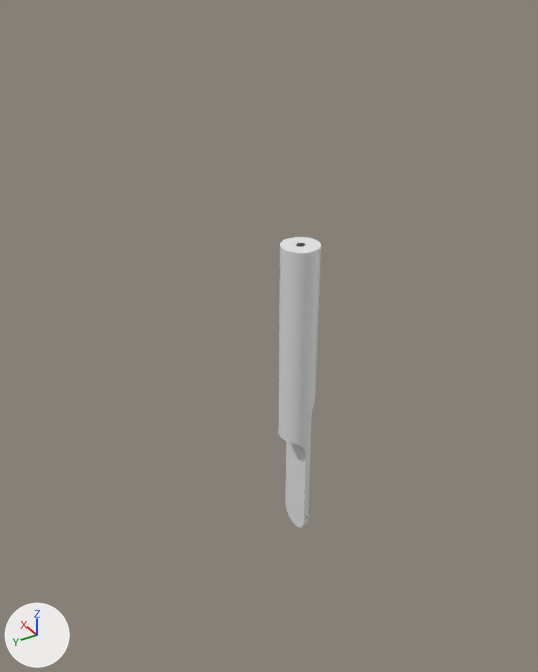
Renders of the Blender file design/model_28mm.blend from each side of a commit.
Before and after are seen from a 50 mm lens placed at (-38.9, 26.6, 41.4), pointed at (1.4, 1.7, 14.0). Arrows for +X, +Y and +Z are at lower left; the lights stay in place.

The scene before the commit, as lines of its bpy script (objects in view):
```python
ob_body_28mm = bpy.data.objects.new('body_28mm', me_cylinder_012)
ob_body_28mm.location = (0.0, 0.0, 0.0)
ob_body_28mm.scale = (1.4, 1.4, 1.4)
ob_cap = bpy.data.objects.new('cap', me_cylinder_007)
ob_cap.location = (0.0, 0.0, 19.0)
ob_cap.scale = (2.0, 2.0, 2.0)
ob_cutter_battery_niche = bpy.data.objects.new('cutter_battery_niche', me_cylinder_006)
ob_cutter_battery_niche.location = (0.0, 0.64, 6.6)
ob_cutter_battery_niche.scale = (0.6, 0.6, 0.6)
ob_cutter_body_left_bottom = bpy.data.objects.new('cutter_body_left_bottom', me_cylinder_014)
ob_cutter_body_left_bottom.location = (0.0, -1.9, 7.6)
ob_cutter_body_left_bottom.rotation_euler = (0.0, 1.571, 0.0)  # degrees (0, 90, 0)
ob_cutter_body_left_bottom.scale = (1.4, 1.4, 4.2)
ob_cutter_body_right_bottom = bpy.data.objects.new('cutter_body_right_bottom', me_cylinder_013)
ob_cutter_body_right_bottom.location = (0.0, 1.4, 4.0)
ob_cutter_body_right_bottom.rotation_euler = (0.0, 1.571, 0.0)  # degrees (0, 90, 0)
ob_cutter_body_right_bottom.scale = (1.4, 1.4, 4.2)
ob_cutter_soil_sensor = bpy.data.objects.new('cutter_soil_sensor', me_cube)
ob_cutter_soil_sensor.location = (0.0, 0.02, 0.0)
ob_cylinder = bpy.data.objects.new('Cylinder', me_cylinder_016)
ob_cylinder.location = (0.0, 0.0, 1.9)
ob_cylinder.scale = (1.4, 1.4, 1.4)
```
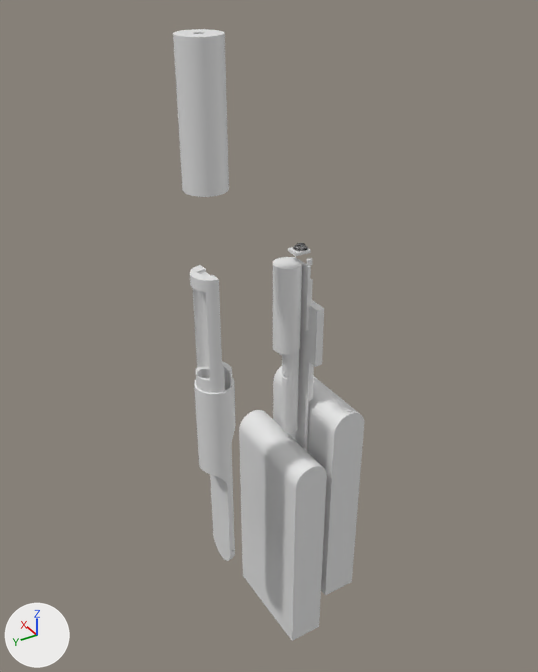
Patch to the scene script:
```diff
--- a/design/model_28mm.blend.py
+++ b/design/model_28mm.blend.py
@@ me_cylinder_007 @@
 # used by ob_cap; location = (0.0, 0.0, 19.0); scale = (2.0, 2.0, 2.0)
-me_cylinder_007.from_pydata(...)  # 256 vertices, 196 faces; spans x -0.8..0.8, y -0.8..0.8, z -3.25..1.15
-me_cylinder_007.materials.append(mat_material_001)  # white #e6e7d9
+me_cylinder_007.from_pydata(...)  # 512 vertices, 196 faces; spans x -1.0..1.0, y -1.0..1.0, z 7.57..13.86
+# me_cylinder_007 part 1: 512 vertices added at x -1.0..1.0, y -1.0..1.0, z 7.57..13.86
+# me_cylinder_007 part 2: the surface is now shaded smooth
@@ ob_cap @@
 ob_cap = bpy.data.objects.new('cap', me_cylinder_007)
-ob_cap.location = (0.0, 0.0, 19.0)
-ob_cap.scale = (2.0, 2.0, 2.0)
-ob_cap.hide_viewport = True
+ob_cap.location = (0.0, 7.0, 15.9)
+ob_cap.scale = (1.4, 1.4, 1.4)
@@ ob_cutter_soil_sensor @@
 ob_cutter_soil_sensor.location = (0.0, 0.02, 0.0)
-ob_cutter_soil_sensor.hide_viewport = True
@@ ob_cutter_battery_niche @@
 ob_cutter_battery_niche.scale = (0.6, 0.6, 0.6)
-ob_cutter_battery_niche.hide_viewport = True
@@ ob_body_28mm @@
 ob_body_28mm = bpy.data.objects.new('body_28mm', me_cylinder_012)
-ob_body_28mm.location = (0.0, 0.0, 0.0)
+ob_body_28mm.location = (0.0, 7.0, 0.0)
 ob_body_28mm.scale = (1.4, 1.4, 1.4)
@@ ob_cutter_body_left_bottom @@
 ob_cutter_body_left_bottom.scale = (1.4, 1.4, 4.2)
-ob_cutter_body_left_bottom.hide_viewport = True
@@ ob_cutter_body_right_bottom @@
 ob_cutter_body_right_bottom.scale = (1.4, 1.4, 4.2)
-ob_cutter_body_right_bottom.hide_viewport = True
@@ ob_cylinder @@
-ob_cylinder = bpy.data.objects.new('Cylinder', me_cylinder_016)
-ob_cylinder.location = (0.0, 0.0, 1.9)
-ob_cylinder.scale = (1.4, 1.4, 1.4)
```

What differs and where, as boxes (x1, y1, x2, y2) in the pictures (538 x 672 px):
'cutter_body_right_bottom', shown: after (239, 410, 327, 641)
'body_28mm', moved: before (278, 357, 317, 528); after (190, 265, 236, 561)
'cutter_body_left_bottom', shown: after (273, 366, 364, 595)
'cap', shown: after (173, 29, 229, 197)
'Cylinder', deleted: before (279, 237, 321, 365)
'cutter_battery_niche', shown: after (273, 257, 302, 433)
'cutter_soil_sensor', shown: after (291, 278, 324, 452)
part 1 of me_cylinder_007, added: after (173, 29, 229, 197)
